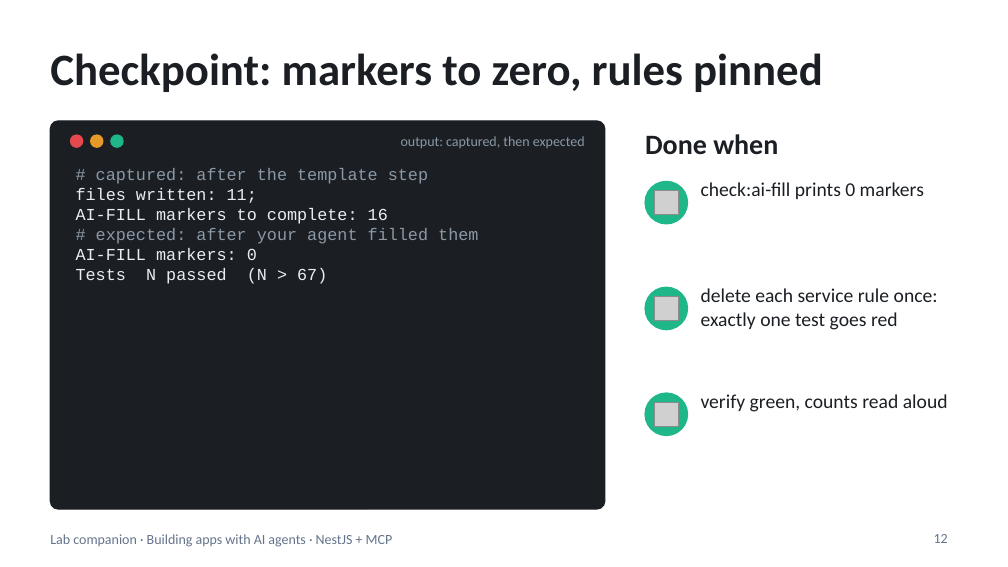
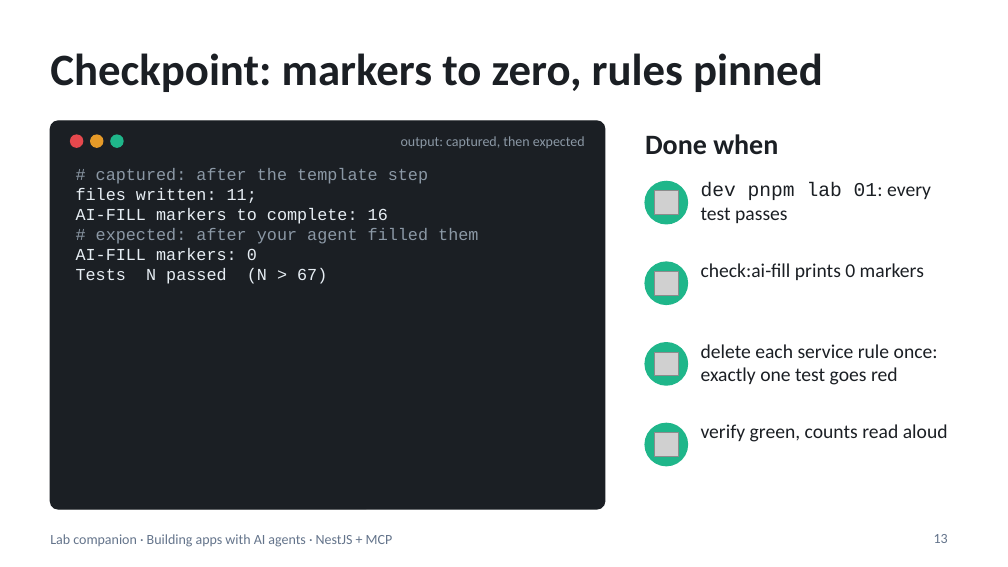
Before and after one commit to blazaga/ai-training-modules, a slide deck: slide 13 of docs/ai-agent-training/slides/lab-companion.pptx (slide 12 before the commit). Drawn at 1008x567 pixels with LibreOffice and Linux fonts; fonts in the diff are those of the drawing; grey boxes stand for pictures. Boxes give left, top, right and bottom in pixels: in the first picture for what was removed or moved away, otherwise in the second. Text is boxed around its words. In the diff, an @@ line names an element or a change of style, - is before the commit and + after.

```diff
--- a/docs/ai-agent-training/slides/lab-companion.pptx
+++ b/docs/ai-agent-training/slides/lab-companion.pptx
@@ text added at (701, 183, 931, 223), 14 pt, text #1B1F24 @@
+dev pnpm lab 01: every test passes
@@ ellipse: place and size @@
-ellipse at (645, 287, 687, 330)
+ellipse at (645, 262, 687, 304)
@@ text "check:ai-fill prints 0 markers": place and size @@
-text "check:ai-fill prints 0 markers" at (701, 182, 924, 199)
+text "check:ai-fill prints 0 markers" at (701, 263, 924, 280)
@@ picture: place and size @@
-picture at (654, 296, 678, 321)
+picture at (654, 271, 678, 295)
@@ ellipse: place and size @@
-ellipse at (645, 393, 687, 435)
+ellipse at (645, 343, 687, 385)
@@ picture: place and size @@
-picture at (654, 402, 678, 426)
+picture at (654, 352, 678, 376)
@@ text "delete each service rule once: ...": place and size @@
-text "delete each service rule once: ..." at (701, 288, 938, 330)
+text "delete each service rule once: ..." at (701, 344, 938, 385)
@@ text "verify green, counts read aloud": place and size @@
-text "verify green, counts read aloud" at (701, 394, 948, 412)
+text "verify green, counts read aloud" at (701, 424, 948, 442)
@@ ellipse added at (645, 423, 687, 466), fill #1FB68A, outline #1FB68A 1 pt @@
@@ picture added at (654, 432, 678, 457) @@
```
Also in this commit, not shown: 14 other slides changed, 1 slide added, 36 other files.
